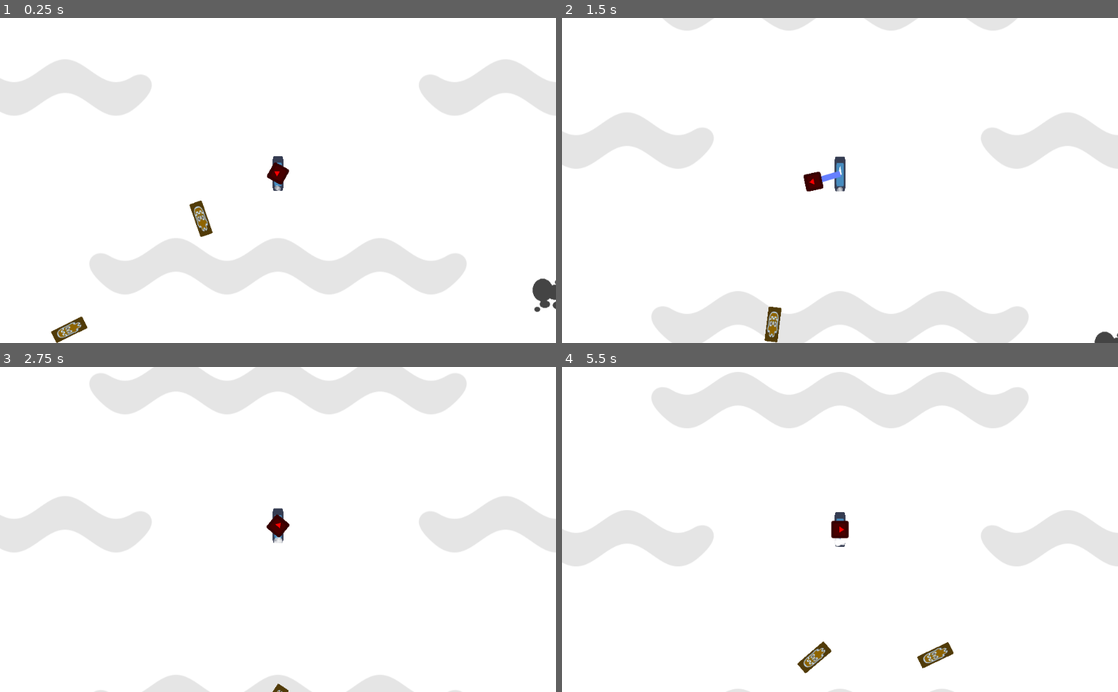
Above: before the commit, frames 1-4 (two rows, left to right).
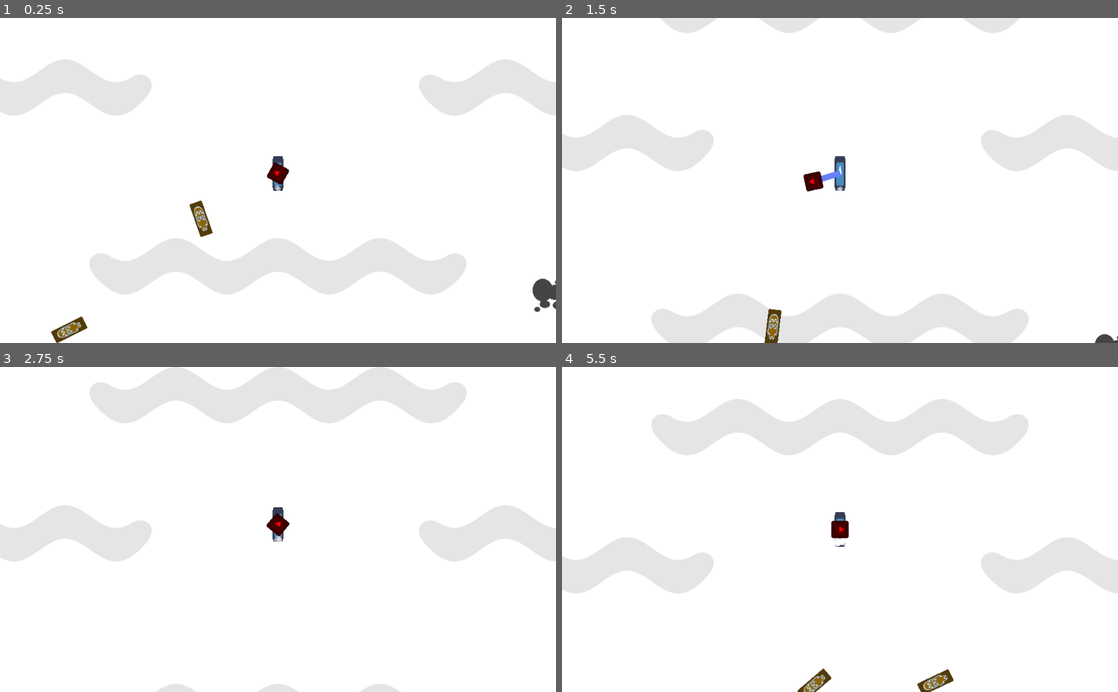
Above: after the commit, the same moments.

Repository: HedgeLizards/grappling
Game: Godot game, scene res://scenes/Main.tscn
The game is run twice, just before and just after one commit, with the same random seed, the same clock (stepped at 60 frames per second) and the same inputs. The engine's default icon, where the game draws it, is replaced by a stand-in: a white triangle on a blue panel in a dark square.
Inputs (mouse positions are in pixels of both pictures, inside the frame that each line leads up to):
- Up to frame 1 (0.25 s): no input
- Up to frame 2 (1.5 s): move the mouse to (962, 164) at 0.52 s; tap H (hunt) at 0.6 s; click (962, 164) at 0.67 s; move the mouse to (728, 196) at 1.27 s; tap I (idle) at 1.35 s; click (728, 196) at 1.42 s
- Up to frame 3 (2.75 s): move the mouse to (333, 458) at 2.02 s; tap H (hunt) at 2.1 s; click (333, 458) at 2.17 s
- Up to frame 4 (5.5 s): move the mouse to (812, 594) at 2.77 s; tap I (idle) at 2.85, 4.35 s; click (812, 594) at 2.92 s; move the mouse to (1006, 578) at 3.52 s; tap H (hunt) at 3.6, 5.1 s; click (1006, 578) at 3.67 s; move the mouse to (673, 480) at 4.27 s; click (673, 480) at 4.42 s; move the mouse to (867, 529) at 5.02 s; click (867, 529) at 5.17 s

The runs differ from the first frame. In frame 1, less than 0.1% of the frame differs, in the area x 10-52%, y 44-100%; in frame 2, 1.1%; in frame 3, 6.3%; in frame 4, 20%, in the area x 0-100%, y 1-100%.

Commit message:
Prevent bullets colliding with a grappled hook

Diff:
--- a/scenes/Player.tscn
+++ b/scenes/Player.tscn
@@ -6,7 +6,7 @@
 [ext_resource path="res://scripts/Ram.gd" type="Script" id=4]
 
 [sub_resource type="RectangleShape2D" id=5]
-extents = Vector2( 16, 16 )
+extents = Vector2( 24, 24 )
 
 [sub_resource type="Curve" id=3]
 min_value = 1.0
--- a/scripts/Hook.gd
+++ b/scripts/Hook.gd
@@ -68,7 +68,7 @@
 
 			var collider = $RayCast2D.get_collider()
 
-			if collider != null:
+			if collider != null and !("Bullet" in collider.name):
 				var collision_point = $RayCast2D.get_collision_point()
 
 				points.insert(1, collision_point - position)
--- a/scripts/Player.gd
+++ b/scripts/Player.gd
@@ -1,8 +1,8 @@
 extends KinematicBody2D
 
 const MAX_SPEED = 500
-const ACCELERATION = 25
-const DAMPING = 25
+const ACCELERATION = 30
+const DAMPING = 20
 
 var velocity = Vector2(0, -100)
 var speed
Not shown, added: assets/AMB_Atmosphere.ogg.import
